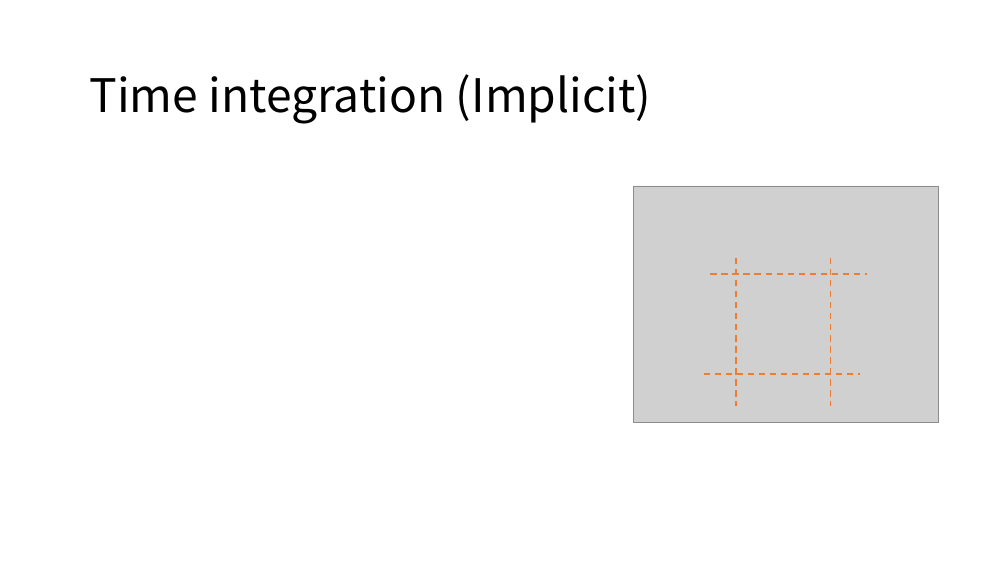
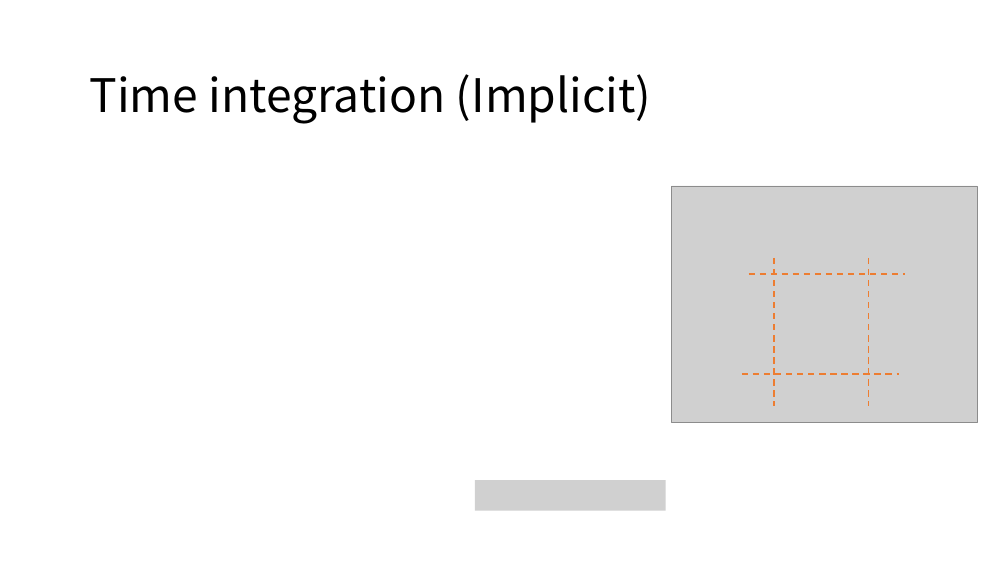
Before and after one commit to LILKOTYO/Lab-Presentation, a slide deck: slide 6 of 20220725_simulation/Deformable Simulation.pptx. Drawn at 1008x567 pixels with LibreOffice and Linux fonts; fonts in the diff are those of the drawing; grey boxes stand for pictures. Boxes give left, top, right and bottom in pixels: in the first picture for what was removed or moved away, otherwise in the second. Text is boxed around its words. In the diff, an @@ line names an element or a change of style, - is before the commit and + after.

```diff
--- a/20220725_simulation/Deformable Simulation.pptx
+++ b/20220725_simulation/Deformable Simulation.pptx
@@ picture: place and size @@
-picture at [634, 186, 939, 423]
+picture at [671, 186, 977, 423]
@@ 4 lines: place and size @@
-4 lines at [704, 258, 867, 405]
+4 lines at [742, 258, 906, 405]
@@ picture added at [475, 480, 665, 510] @@
```
Also in this commit, not shown: 1 slide added.
